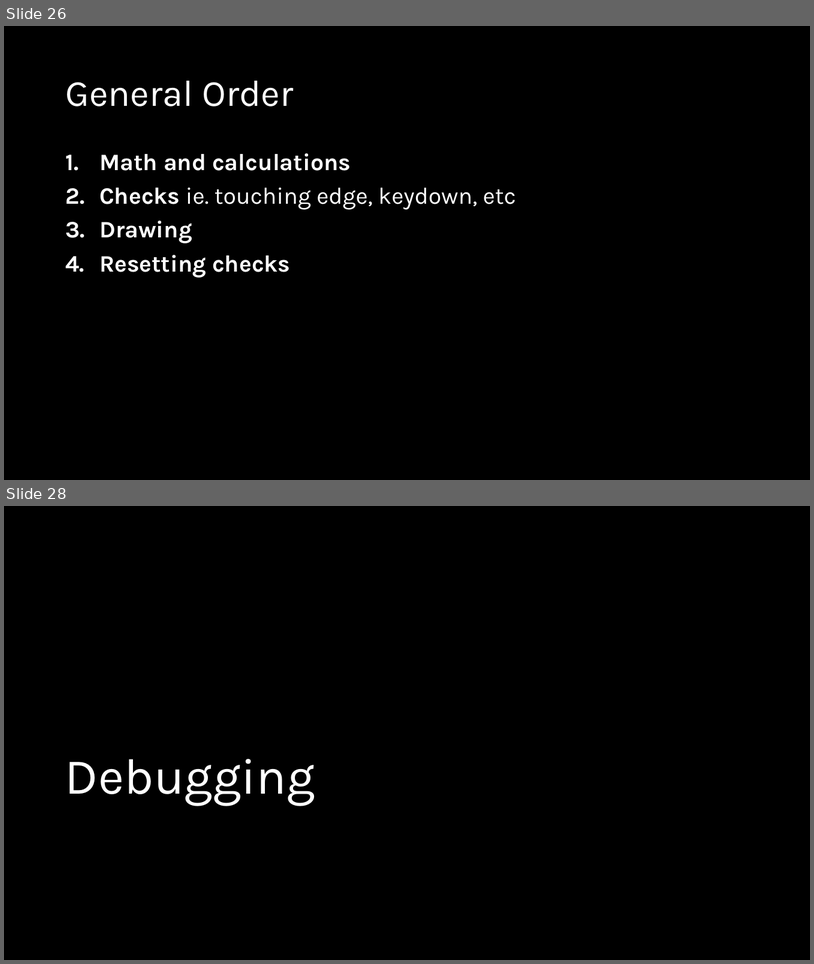
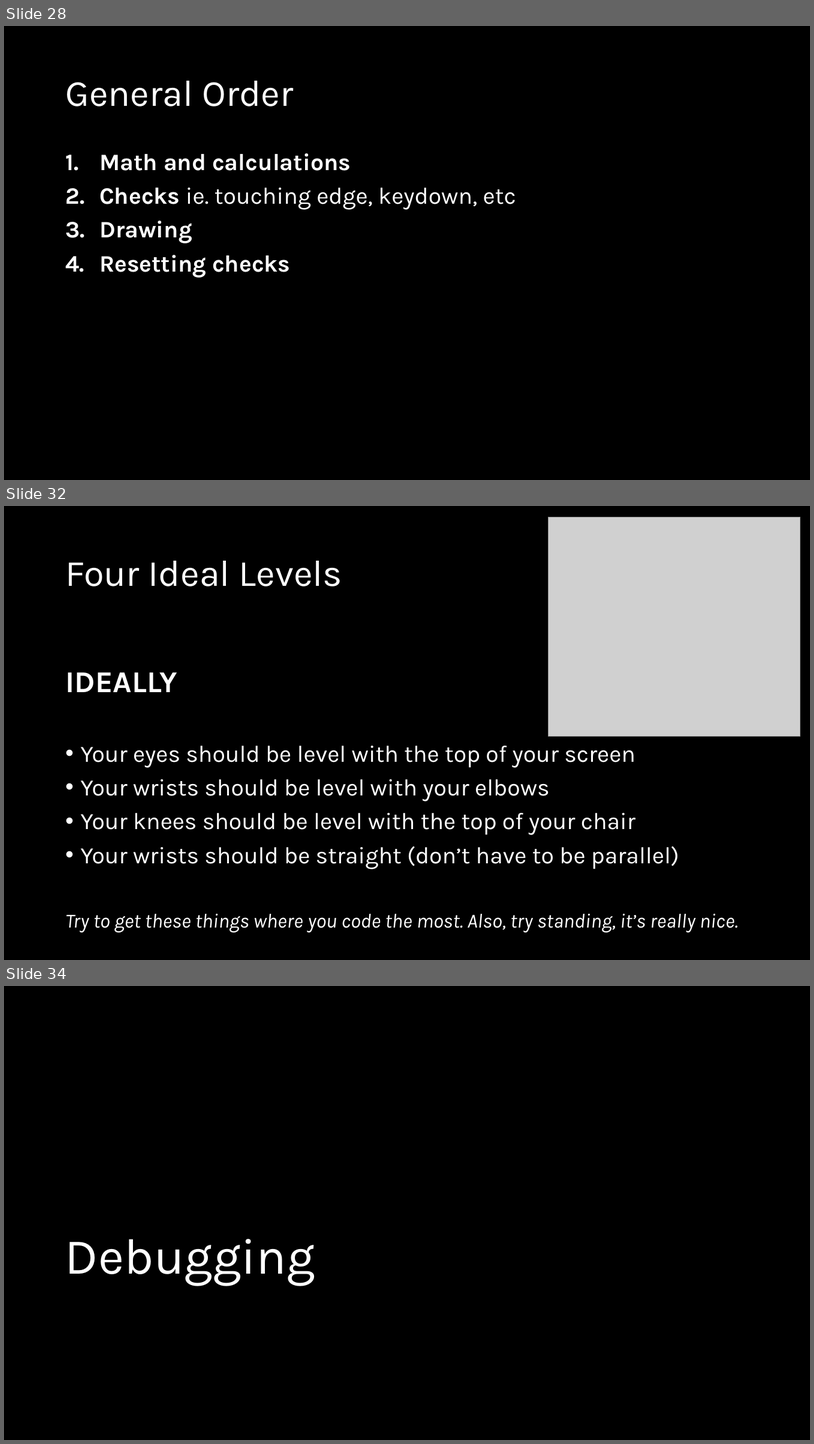
Before and after one commit to crhallberg/IMM120, a slide deck: Presentations/Class 04 – Sept 25.pptx. Shown one above the other, each under a label of ours: slides 26 and 28 before the commit, slides 28, 32 and 34 after it; the slides between them are not shown. The pictures are 814x964 and 814x1444 pixels, drawn with LibreOffice and Linux fonts; fonts in the diff are those of the drawing; grey boxes stand for pictures. Boxes give left, top, right and bottom in pixels: in the first picture for what was removed or moved away, otherwise in the second. Text is boxed around its words. In the diff, an @@ line names an element or a change of style, - is before the commit and + after.

```diff
--- a/Presentations/Class 04 – Sept 25.pptx
+++ b/Presentations/Class 04 – Sept 25.pptx
@@ slide 32 added at <box>4,506,810,960</box>, background #000000 @@
@@ picture added at <box>549,517,801,736</box> @@
@@ title added at <box>65,561,342,586</box>, 44 pt, text #FFFFFF @@
+Four Ideal Levels
@@ text added at <box>65,672,738,933</box>, 28 pt, text #FFFFFF @@
+IDEALLY
+• Your eyes should be level with the top of your screen
+• Your wrists should be level with your elbows
+• Your knees should be level with the top of your chair
+• Your wrists should be straight (don’t have to be parallel)
+Try to get these things where you code the most. Also, try standing, it’s really nice.
@@ what was slide 26 is now slide 28 @@
@@ what was slide 28 is now slide 34 @@
```
Also in this commit, not shown: 8 slides changed, 15 other slides added, 1 slide removed.
